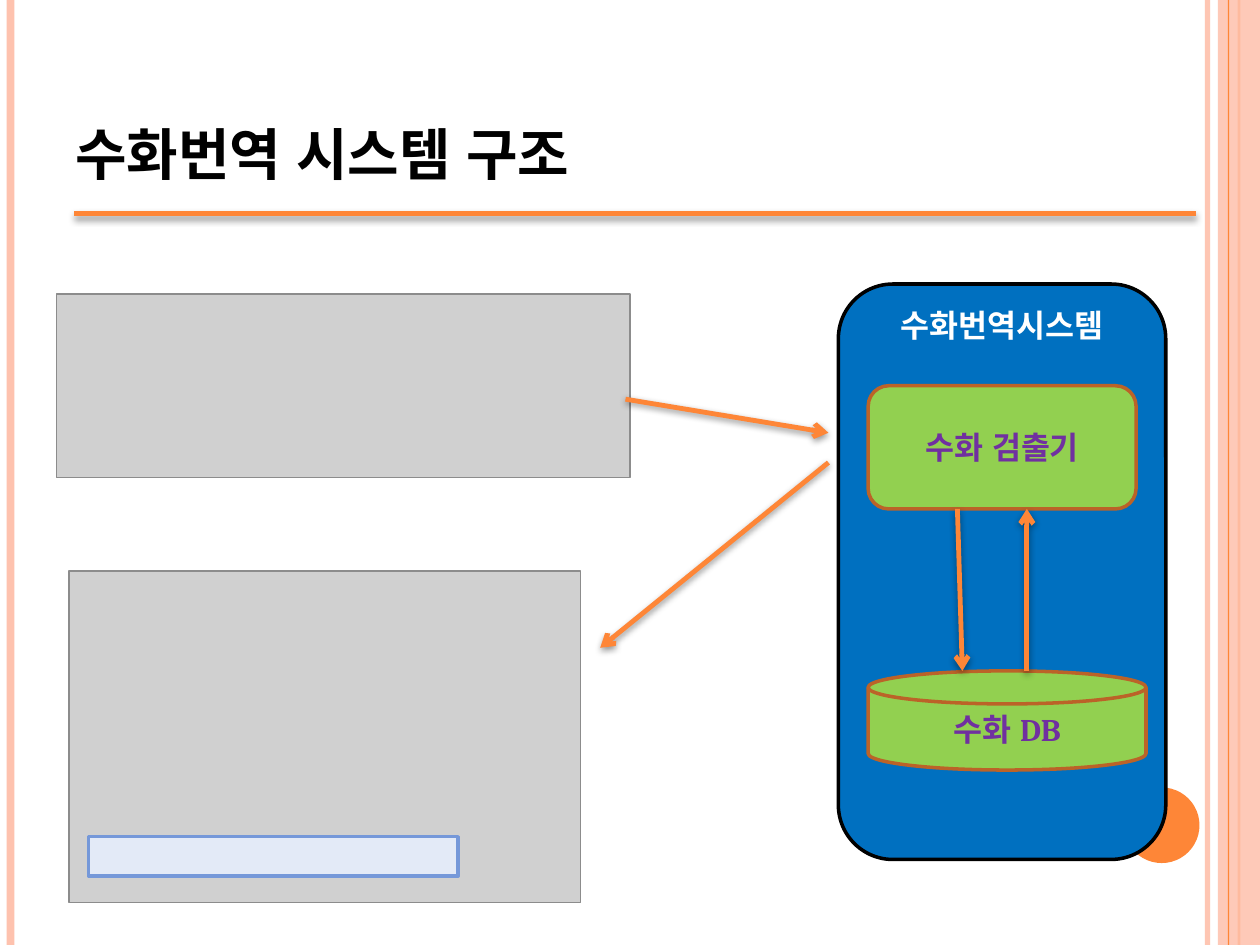
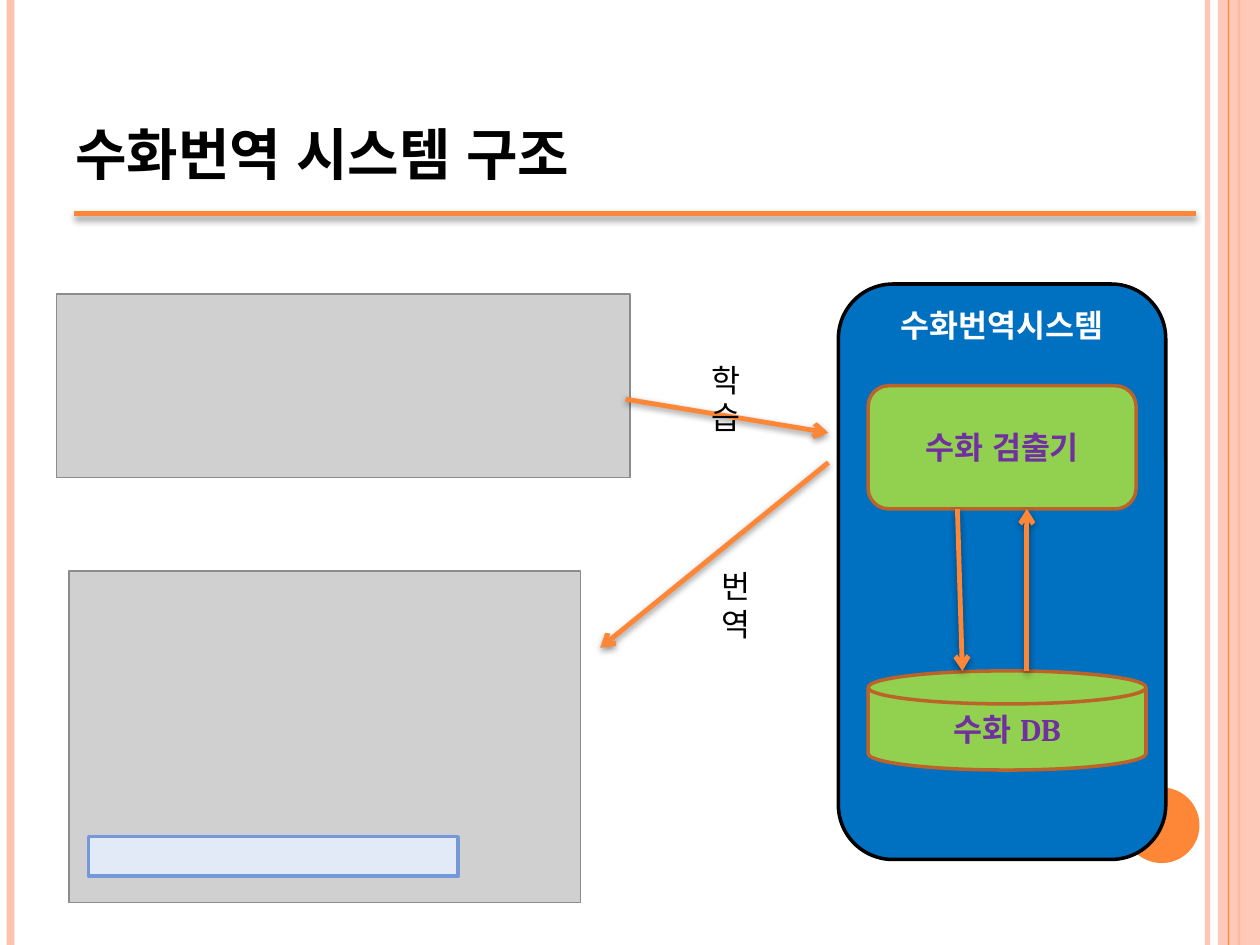
Before and after one commit to 0792004/kinectHR, a slide deck: slide 2 of doc/4.4진행상황발표.pptx. Drawn at 1260x945 pixels with LibreOffice and Linux fonts; fonts in the diff are those of the drawing; grey boxes stand for pictures. Boxes give left, top, right and bottom in pixels: in the first picture for what was removed or moved away, otherwise in the second. Text is boxed around its words. In the diff, an @@ line names an element or a change of style, - is before the commit and + after.

```diff
--- a/doc/4.4진행상황발표.pptx
+++ b/doc/4.4진행상황발표.pptx
@@ text added at [711, 365, 740, 431], 18 pt, text #000000 @@
+학습
@@ text added at [721, 572, 750, 639], 18 pt, text #000000 @@
+번역
```
Also in this commit, not shown: 1 other slide changed, 1 slide added, 1 other file.
